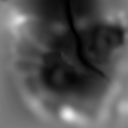
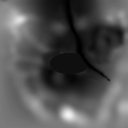
Revision of a layered 128×128 image; what changed, layer by layer:
painted on "heightmap.png" over (50, 49, 111, 82)
